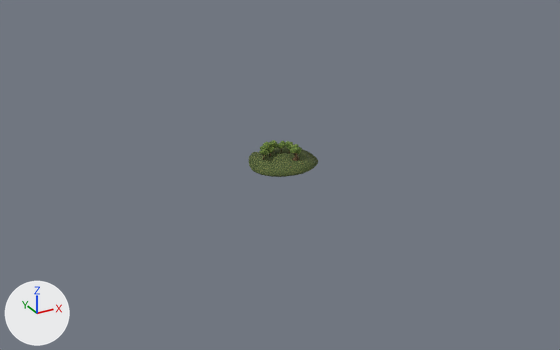
One commit to the Blender file Blender/Bellwake/Wayfarer.blend: the scene before it, then after it.
The view is the same before and after, from a 50 mm camera at (-125.6, -220.7, 108.0) aimed at (-3.1, 2.1, -3.4). The axes (+X, +Y, +Z) are drawn at lower left. The lights are the same throughout. The picture after the commit comes second.

Names of what the first picture shows: 'Bellroot clearing'.
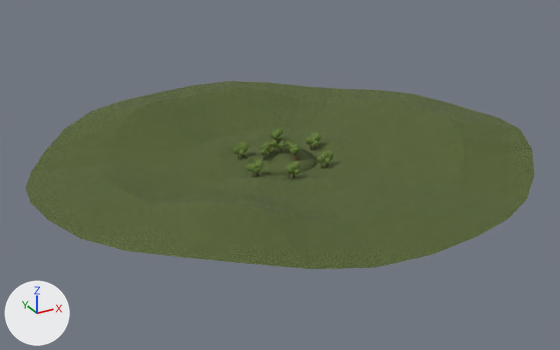
Boxes (x1, y1, x2, y2) around the edits, measured in the pictures (560 x 350 px):
'Ground behind the clearing', added (green): after (26, 81, 535, 269)
'Hazel coppice.005', added: after (241, 142, 249, 151)
'Hazel coppice.023', added: after (327, 151, 334, 160)
'Hazel coppice.019', added: after (317, 155, 324, 163)
'Hazel coppice.028', added: after (314, 133, 322, 141)

The edits, one by one:
Mesh me_hazel_coppice_028 is new.
It has 40 vertices, 34 faces and spans x 15.08..18.21, y 2.61..5.5, z 3.24..6.67.
It uses material mat_elderleaf (picture img_elderleaf_png).
Mesh me_hazel_coppice_023 is new.
It has 40 vertices, 34 faces and spans x 10.29..13.54, y -13.11..-10.35, z 2.68..6.1.
It uses material mat_elderleaf (picture img_elderleaf_png).
Mesh me_hazel_coppice_019 is new.
It has 40 vertices, 34 faces and spans x 6.94..9.71, y -13.06..-10.5, z 2.28..5.15.
It uses material mat_elderleaf (picture img_elderleaf_png).
Mesh me_hazel_coppice_005 is new.
It has 40 vertices, 34 faces and spans x -13.15..-9.96, y 6.49..9.54, z 3.45..6.9.
It uses material mat_elderleaf (picture img_elderleaf_png).
Mesh me_ground_behind_the_clearing is new.
It has 224 vertices, 192 faces and spans x -89.0..89.0, y -83.0..83.0, z 0.0..13.0.
It uses material mat_choirloam (picture img_choirloam_png).
Object 'Hazel coppice.028' (ob_hazel_coppice_028) is new; it shows me_hazel_coppice_028.
Its location is (0.0, 5.0, 0.0).
Object 'Hazel coppice.023' (ob_hazel_coppice_023) is new; it shows me_hazel_coppice_023.
Its location is (0.0, 5.0, 0.0).
Object 'Hazel coppice.019' (ob_hazel_coppice_019) is new; it shows me_hazel_coppice_019.
Its location is (0.0, 5.0, 0.0).
Object 'Hazel coppice.005' (ob_hazel_coppice_005) is new; it shows me_hazel_coppice_005.
Its location is (0.0, 5.0, 0.0).
Object 'Ground behind the clearing' (ob_ground_behind_the_clearing) is new; it shows me_ground_behind_the_clearing.
Its location is (0.0, 5.0, 0.0).
